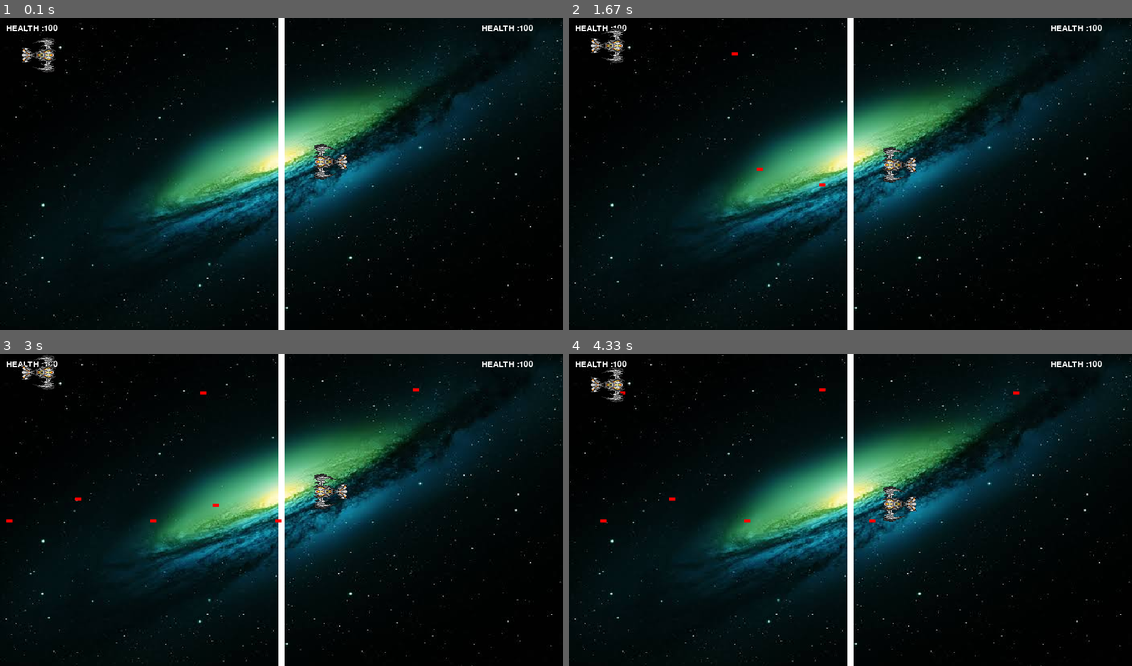
Above: before the commit, frames 1-4 (two rows, left to right).
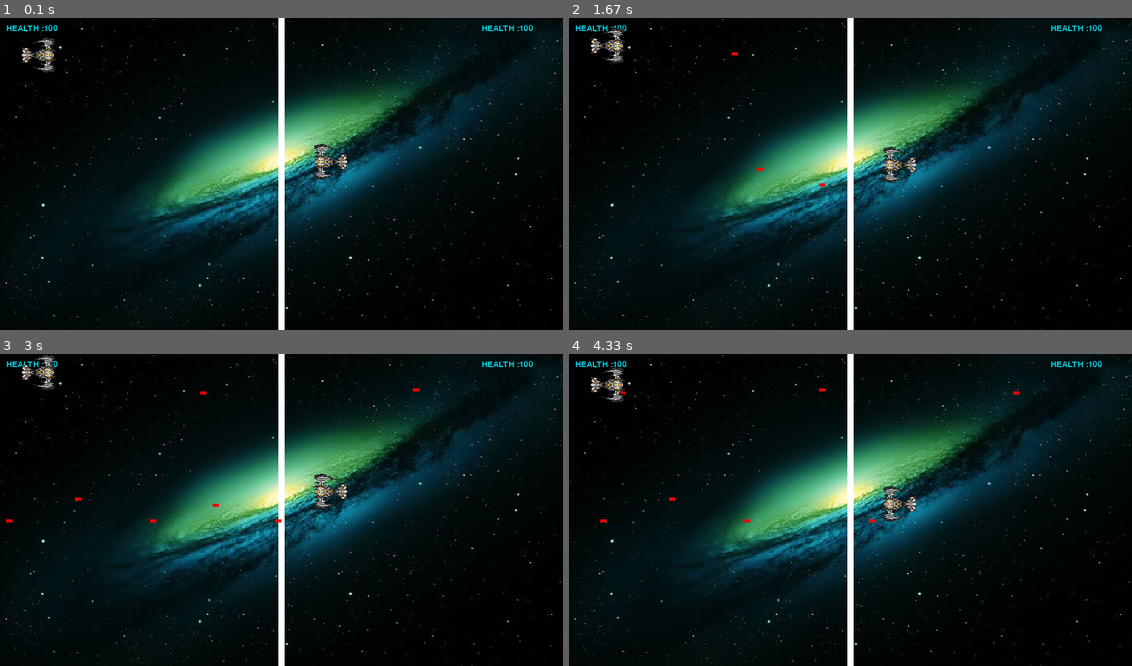
Above: after the commit, the same moments.

Repository: AlphaAkhil/SpaceShip_pygame
Game: pygame game, started from main.py
The game is run twice, just before and just after one commit, with the same random seed, the same clock (stepped at 60 frames per second) and the same inputs.
Inputs:
- Up to frame 1 (0.1 s): no input
- Up to frame 2 (1.67 s): hold Up 0.33-0.8 s; hold Down 0.83-1.13 s; hold S 0.83-1.13 s; tap Shift at 0.9, 1.23, 1.63 s; tap Right Shift at 0.98 s; hold Up 1.17-1.53 s; hold W 1.17-1.53 s; hold Down from 1.57 s (still down); hold S from 1.57 s (still down)
- Up to frame 3 (3 s): release Down at 1.93 s; release S at 1.93 s; hold Up 1.97-2.27 s; hold W 1.97-2.27 s; tap Shift at 2.03, 2.37, 2.7 s; tap Right Shift at 2.12 s; hold Down 2.3-2.6 s; hold S 2.3-2.6 s; hold Up from 2.63 s (still down); hold W from 2.63 s (still down)
- Up to frame 4 (4.33 s): release Up at 3 s; release W at 3 s; hold Down 3.03-3.4 s; hold S 3.03-3.4 s; tap Shift at 3.1, 3.5, 3.83, 4.17 s; tap Right Shift at 3.18, 4.25 s; hold Up 3.43-3.73 s; hold W 3.43-3.73 s; hold Down 3.77-4.07 s; hold S 3.77-4.07 s; hold Up from 4.1 s (still down); hold W from 4.1 s (still down)

The runs differ from the first frame. In frame 1, 0.2% of the frame differs, in the area x 1-95%, y 2-5%; in frame 2, 0.2%; in frame 3, 0.2%; in frame 4, 0.2%.

Commit message:
update font color

Diff:
--- a/SpaceShip.py
+++ b/SpaceShip.py
@@ -13,7 +13,7 @@
 SPEED = 5
 BULLETCOLOR = (255,0,0)
 BULLETSPEED = 10
-FONTCOLOR = (255,255,255)
+FONTCOLOR = (3,198,215)
 
 def GameOver()->bool:
     return isGameOver
